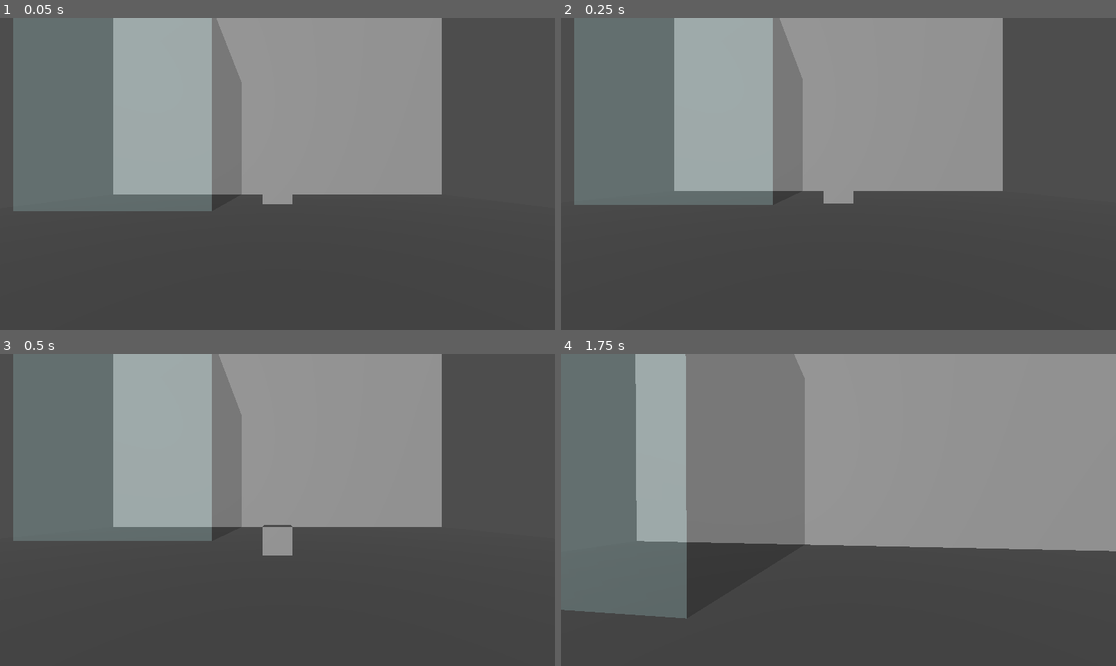
Above: before the commit, frames 1-4 (two rows, left to right).
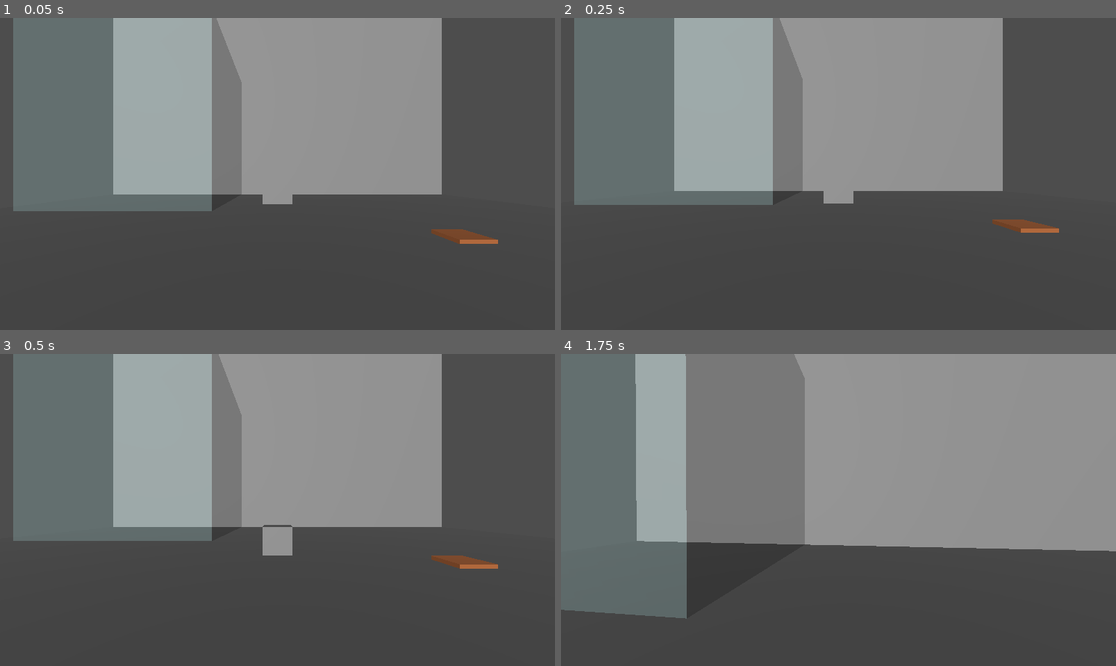
Above: after the commit, the same moments.

Repository: TheObtey/overhead-prototype
Game: Godot game, scene res://scenes/main/KorayTestRoom.tscn
Same seed, same stepped clock (60 frames per second), same inputs: the game is played once before the commit and once after it.
Inputs (mouse positions are in pixels of both pictures, inside the frame that each line leads up to):
- Up to frame 1 (0.05 s): no input
- Up to frame 2 (0.25 s): no input
- Up to frame 3 (0.5 s): no input
- Up to frame 4 (1.75 s): move the mouse to (866, 510) at 0.52 s; hold W (move_forward) from 0.53 s (still down); tap E (interact) at 0.6 s; tap Space (jump) at 0.77, 1.52 s; move the mouse to (810, 510) at 1.27 s; click (810, 510) at 1.35 s

The runs differ from the first frame. In frame 1, 0.4% of the frame differs, in the area x 77-90%, y 67-73%; in frame 2, 0.3%; in frame 3, 0.3%; in frame 4, nothing differs.

Commit message:
[ADD] Dirt stain entity

Diff:
--- /dev/null
+++ b/scenes/entities/dirt_stain/DirtStain.gd
@@ -0,0 +1,34 @@
+extends EntityBase
+
+@export var sNeededItem: String
+
+func GetPrompt() -> String:
+	return "Clean"
+
+func CanInteract(pPlayer: CharacterBody3D) -> bool:
+	if bCanInteract == false:
+		return false
+
+	if not pPlayer:
+		return false
+
+	var oEquipmentComponent = pPlayer.GetEquipmentComponent()
+
+	if not oEquipmentComponent:
+		return false
+
+	var oEquippedItem = oEquipmentComponent.GetCurrentItem()
+
+	if not oEquippedItem or oEquippedItem.GetItemName() != sNeededItem:
+		return false
+
+	return true
+
+func Interact(pPlayer: CharacterBody3D) -> void:
+	if not CanInteract(pPlayer):
+		return
+
+	print("stain cleaned")
+
+	queue_free()
+	pPlayer._OnEntityChanged(null)
--- /dev/null
+++ b/scenes/entities/dirt_stain/DirtStain.tscn
@@ -0,0 +1,17 @@
+[gd_scene format=3 uid="uid://btc4154p27b7b"]
+
+[ext_resource type="PackedScene" uid="uid://775lp7xn4oqa" path="res://scenes/entities/EntityBase.tscn" id="1_mg8c4"]
+[ext_resource type="Script" uid="uid://ch4gsgjpmuwr0" path="res://scenes/entities/dirt_stain/DirtStain.gd" id="2_5b8jk"]
+
+[sub_resource type="StandardMaterial3D" id="StandardMaterial3D_5b8jk"]
+albedo_color = Color(0.69803923, 0.4, 0.21176471, 1)
+
+[node name="EntityBase" unique_id=108843216 instance=ExtResource("1_mg8c4")]
+script = ExtResource("2_5b8jk")
+sNeededItem = "Mop"
+sEntityName = "DirtStain"
+
+[node name="CSGBox3D" type="CSGBox3D" parent="Visuals" parent_id_path=PackedInt32Array(490728609) index="0" unique_id=343114611]
+transform = Transform3D(1, 0, 0, 0, 0.11466831, 0, 0, 0, 1, 0, 0, 0)
+use_collision = true
+material = SubResource("StandardMaterial3D_5b8jk")
--- a/scenes/items/weapons/mop/Mop.gd
+++ b/scenes/items/weapons/mop/Mop.gd
@@ -1,6 +1,6 @@
 extends EquippableItemBase
 
-@export var iUseDistance: float = 2.0
+@export var iUseDistance: float = 3.0
 
 func OnPrimaryAction() -> void:
 	pass
--- a/scenes/main/KorayTestRoom.tscn
+++ b/scenes/main/KorayTestRoom.tscn
@@ -5,6 +5,7 @@
 [ext_resource type="PackedScene" uid="uid://bexqq70pwxkyp" path="res://scenes/entities/physics/CarryableEntity.tscn" id="2_oscr4"]
 [ext_resource type="PackedScene" uid="uid://dt180n00k0vcj" path="res://scenes/entities/weapons/GravityGunPickup.tscn" id="3_oscr4"]
 [ext_resource type="PackedScene" uid="uid://bnwkt0dxo7qxp" path="res://scenes/entities/weapons/MopPickup.tscn" id="4_gxka4"]
+[ext_resource type="PackedScene" uid="uid://btc4154p27b7b" path="res://scenes/entities/dirt_stain/DirtStain.tscn" id="5_surqg"]
 
 [sub_resource type="BoxMesh" id="BoxMesh_0v1y0"]
 
@@ -48,6 +49,11 @@
 [node name="Mop" parent="World" unique_id=2037755067 instance=ExtResource("4_gxka4")]
 transform = Transform3D(1, 0, 0, 0, 1, 0, 0, 0, 1, 5.4402094, 1.0927153, -0.69051266)
 
+[node name="DirtStains" type="Node" parent="World" unique_id=1126894720]
+
+[node name="DirtStain1" parent="World/DirtStains" unique_id=206193072 instance=ExtResource("5_surqg")]
+transform = Transform3D(1, 0, 0, 0, 1, 0, 0, 0, 1, -5.3058853, 0.18233415, 2.168686)
+
 [node name="Players" type="Node" parent="." unique_id=1879509615]
 
 [node name="PlayerBase" parent="Players" unique_id=632260283 instance=ExtResource("2_nx2fd")]
Not shown, added: scenes/entities/dirt_stain/DirtStain.gd.uid
